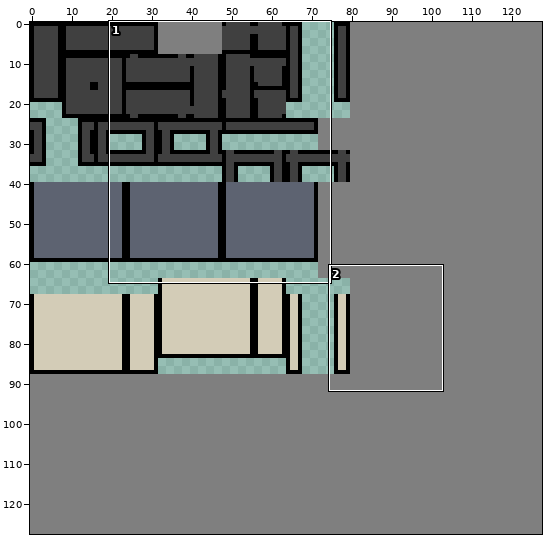
Sprite sheet -- Assets/Sprites/Wall tiles test.png. The first picture is a wide view before the edit; the outline marks the close-up.
Close-up. Before the commit:
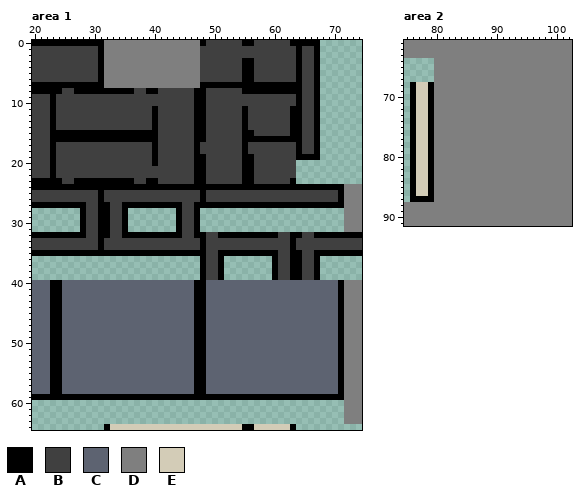
The file is 128x128 pixels. Shown: area 1: x 20..74, y 0..64; area 2: x 75..102, y 61..91.
Palette (. is transparent): A #000000  B #404040  C #5d6371  D #7f7f7f  E #d3ccb7
Pixels before, area 1 (only the part around the change), first column x 20:
 0 AAAAAAAAAAAADDDDDDDDDDDDDDDDABBBBBBAABBBBBBAAAAA.......
 1 BBBBBBBBBBBADDDDDDDDDDDDDDDDBBBBBBBBBBBBBBBBABBA.......
 2 BBBBBBBBBBBADDDDDDDDDDDDDDDDBBBBBBBBBBBBBBBBABBA.......
 3 BBBBBBBBBBBADDDDDDDDDDDDDDDDBBBBBBBAABBBBBBBABBA.......
 4 BBBBBBBBBBBADDDDDDDDDDDDDDDDBBBBBBBAABBBBBBBABBA.......
 5 BBBBBBBBBBBADDDDDDDDDDDDDDDDBBBBBBBAABBBBBBBABBA.......
 6 BBBBBBBBBBBADDDDDDDDDDDDDDDDBBBBBBBAABBBBBBBABBA.......
 7 AAAAAAAAAAAADDDDDDDDDDDDDDDDAAAAAAAAAAAAAAAAABBA.......
 8 AAAAABBAAAAAAAAAABBAABBBBBBAABBBBBBAAAAAAAAAABBA.......
 9 BBBABBBBBBBBBBBBBBBBBBBBBBBAABBBBBBBBBBBBBBBABBA.......
10 BBBABBBBBBBBBBBBBBBBBBBBBBBAABBBBBBBBBBBBBBBABBA.......
11 BBBABBBBBBBBBBBBBBBBABBBBBBAABBBBBBABBBBBBBAABBA.......
12 BBBABBBBBBBBBBBBBBBBABBBBBBAABBBBBBABBBBBBBAABBA.......
13 BBBABBBBBBBBBBBBBBBBABBBBBBAABBBBBBABBBBBBBAABBA.......
14 BBBABBBBBBBBBBBBBBBBABBBBBBAABBBBBBABBBBBBBAABBA.......
15 BBBAAAAAAAAAAAAAAAAAABBBBBBAABBBBBBAABBBBBBAABBA.......
16 BBBAAAAAAAAAAAAAAAAAABBBBBBAABBBBBBAAAAAAAAAABBA.......
17 BBBABBBBBBBBBBBBBBBBABBBBBBABBBBBBBABBBBBBBBABBA.......
18 BBBABBBBBBBBBBBBBBBBABBBBBBABBBBBBBABBBBBBBBABBA.......
19 BBBABBBBBBBBBBBBBBBBABBBBBBAABBBBBBAABBBBBBBAAAA.......
20 BBBABBBBBBBBBBBBBBBBABBBBBBAABBBBBBAABBBBBBB...........
21 BBBABBBBBBBBBBBBBBBBBBBBBBBAABBBBBBAABBBBBBB...........
22 BBBABBBBBBBBBBBBBBBBBBBBBBBAABBBBBBAABBBBBBB...........
23 AAAAABBAAAAAAAAAABBAABBBBBBAABBBBBBAABBBBBBA...........
24 AAAAAAAAAAAAAAAAAAAAAAAAAAAAAAAAAAAAAAAAAAAAAAAAAAAADDD
25 BBBBBBBBBBBABBBBBBBBBBBBBBBBABBBBBBBBBBBBBBBBBBBBBBADDD
26 BBBBBBBBBBBABBBBBBBBBBBBBBBBABBBBBBBBBBBBBBBBBBBBBBADDD
27 AAAAAAAAABBAABBAAAAAAAAAABBAAAAAAAAAAAAAAAAAAAAAAAAADDD
28 ........ABBAABBA........ABBA........................DDD
29 ........ABBAABBA........ABBA........................DDD
30 ........ABBAABBA........ABBA........................DDD
31 ........ABBAABBA........ABBA........................DDD
32 AAAAAAAAABBAABBAAAAAAAAAABBAABBAAAAAAAAAABBAABBAAAAAAAA
33 BBBBBBBBBBBABBBBBBBBBBBBBBBBABBBBBBBBBBBBBBABBBBBBBBBBB
34 BBBBBBBBBBBABBBBBBBBBBBBBBBBABBBBBBBBBBBBBBABBBBBBBBBBB
35 AAAAAAAAAAAAAAAAAAAAAAAAAAAAABBAAAAAAAAAABBAABBAAAAAAAA
36 ............................ABBA........ABBAABBA.......
37 ............................ABBA........ABBAABBA.......
38 ............................ABBA........ABBAABBA.......
39 ............................ABBA........ABBAABBA.......
40 CCCAACCCCCCCCCCCCCCCCCCCCCCAACCCCCCCCCCCCCCCCCCCCCCADDD
41 CCCAACCCCCCCCCCCCCCCCCCCCCCAACCCCCCCCCCCCCCCCCCCCCCADDD
42 CCCAACCCCCCCCCCCCCCCCCCCCCCAACCCCCCCCCCCCCCCCCCCCCCADDD
43 CCCAACCCCCCCCCCCCCCCCCCCCCCAACCCCCCCCCCCCCCCCCCCCCCADDD
44 CCCAACCCCCCCCCCCCCCCCCCCCCCAACCCCCCCCCCCCCCCCCCCCCCADDD
45 CCCAACCCCCCCCCCCCCCCCCCCCCCAACCCCCCCCCCCCCCCCCCCCCCADDD
46 CCCAACCCCCCCCCCCCCCCCCCCCCCAACCCCCCCCCCCCCCCCCCCCCCADDD
47 CCCAACCCCCCCCCCCCCCCCCCCCCCAACCCCCCCCCCCCCCCCCCCCCCADDD
48 CCCAACCCCCCCCCCCCCCCCCCCCCCAACCCCCCCCCCCCCCCCCCCCCCADDD
49 CCCAACCCCCCCCCCCCCCCCCCCCCCAACCCCCCCCCCCCCCCCCCCCCCADDD
50 CCCAACCCCCCCCCCCCCCCCCCCCCCAACCCCCCCCCCCCCCCCCCCCCCADDD
51 CCCAACCCCCCCCCCCCCCCCCCCCCCAACCCCCCCCCCCCCCCCCCCCCCADDD
52 CCCAACCCCCCCCCCCCCCCCCCCCCCAACCCCCCCCCCCCCCCCCCCCCCADDD
53 CCCAACCCCCCCCCCCCCCCCCCCCCCAACCCCCCCCCCCCCCCCCCCCCCADDD
54 CCCAACCCCCCCCCCCCCCCCCCCCCCAACCCCCCCCCCCCCCCCCCCCCCADDD
55 CCCAACCCCCCCCCCCCCCCCCCCCCCAACCCCCCCCCCCCCCCCCCCCCCADDD
56 CCCAACCCCCCCCCCCCCCCCCCCCCCAACCCCCCCCCCCCCCCCCCCCCCADDD
57 CCCAACCCCCCCCCCCCCCCCCCCCCCAACCCCCCCCCCCCCCCCCCCCCCADDD
58 CCCAACCCCCCCCCCCCCCCCCCCCCCAACCCCCCCCCCCCCCCCCCCCCCADDD
59 AAAAAAAAAAAAAAAAAAAAAAAAAAAAAAAAAAAAAAAAAAAAAAAAAAAADDD
60 ....................................................DDD
61 ....................................................DDD
62 ....................................................DDD
63 ....................................................DDD
64 ............AEEEEEEEEEEEEEEEEEEEEEEAAEEEEEEA...........
Pixels before, area 2, first column x 75:
61 DDDDDDDDDDDDDDDDDDDDDDDDDDDD
62 DDDDDDDDDDDDDDDDDDDDDDDDDDDD
63 DDDDDDDDDDDDDDDDDDDDDDDDDDDD
64 .....DDDDDDDDDDDDDDDDDDDDDDD
65 .....DDDDDDDDDDDDDDDDDDDDDDD
66 .....DDDDDDDDDDDDDDDDDDDDDDD
67 .....DDDDDDDDDDDDDDDDDDDDDDD
68 .AEEADDDDDDDDDDDDDDDDDDDDDDD
69 .AEEADDDDDDDDDDDDDDDDDDDDDDD
70 .AEEADDDDDDDDDDDDDDDDDDDDDDD
71 .AEEADDDDDDDDDDDDDDDDDDDDDDD
72 .AEEADDDDDDDDDDDDDDDDDDDDDDD
73 .AEEADDDDDDDDDDDDDDDDDDDDDDD
74 .AEEADDDDDDDDDDDDDDDDDDDDDDD
75 .AEEADDDDDDDDDDDDDDDDDDDDDDD
76 .AEEADDDDDDDDDDDDDDDDDDDDDDD
77 .AEEADDDDDDDDDDDDDDDDDDDDDDD
78 .AEEADDDDDDDDDDDDDDDDDDDDDDD
79 .AEEADDDDDDDDDDDDDDDDDDDDDDD
80 .AEEADDDDDDDDDDDDDDDDDDDDDDD
81 .AEEADDDDDDDDDDDDDDDDDDDDDDD
82 .AEEADDDDDDDDDDDDDDDDDDDDDDD
83 .AEEADDDDDDDDDDDDDDDDDDDDDDD
84 .AEEADDDDDDDDDDDDDDDDDDDDDDD
85 .AEEADDDDDDDDDDDDDDDDDDDDDDD
86 .AEEADDDDDDDDDDDDDDDDDDDDDDD
87 .AAAADDDDDDDDDDDDDDDDDDDDDDD
88 DDDDDDDDDDDDDDDDDDDDDDDDDDDD
89 DDDDDDDDDDDDDDDDDDDDDDDDDDDD
90 DDDDDDDDDDDDDDDDDDDDDDDDDDDD
91 DDDDDDDDDDDDDDDDDDDDDDDDDDDD
After:
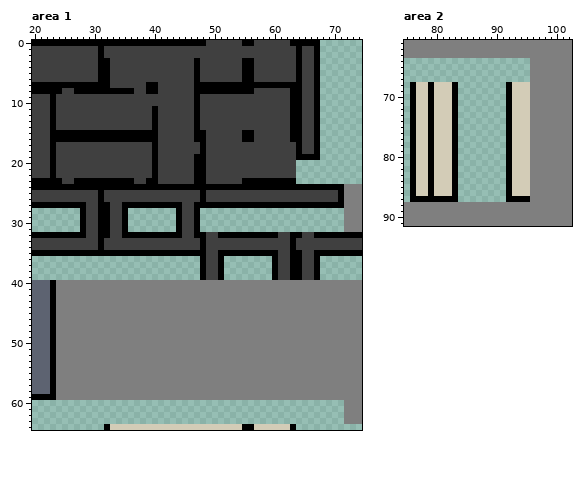
The author wrote: Some tile changes + tile collision fix
The edit:
Changed rows in their new state; - is an unchanged pixel.
Area 1:
first column x 32:
 0 AAAAAAAAAAAAAAAA----------------
 1 BBBBBBBBBBBBBBBB----------------
 2 BBBBBBBBBBBBBBBB----------------
 3 ABBBBBBBBBBBBBBA----------------
 4 ABBBBBBBBBBBBBBA----------------
 5 ABBBBBBBBBBBBBBA----------------
 6 ABBBBBBBBBBBBBBA----------------
 7 ABBBBBBAABBBBBBA----------------
 8 -----------------AAAAAA--BBBBBB-
 9 ----------------B--------------A
10 ----------------B--------------A
11 ----------------B------B--------
12 ----------------B------B--------
13 ----------------B------B--------
14 ----------------B------B--------
16 -------------------------BBBBBB-
17 ---------------BA------B--------
18 ---------------BA------B--------
19 -----------------------BB-------
20 -----------------------BB-------
21 --------A--------------BB-------
22 --------A--------------BB-------
23 -------------------------AAAAAA-
first column x 24:
40 DDDDDDDDDDDDDDDDDDDDDDDDDDDDDDDDDDDDDDDDDDDDDDDD
41 DDDDDDDDDDDDDDDDDDDDDDDDDDDDDDDDDDDDDDDDDDDDDDDD
42 DDDDDDDDDDDDDDDDDDDDDDDDDDDDDDDDDDDDDDDDDDDDDDDD
43 DDDDDDDDDDDDDDDDDDDDDDDDDDDDDDDDDDDDDDDDDDDDDDDD
44 DDDDDDDDDDDDDDDDDDDDDDDDDDDDDDDDDDDDDDDDDDDDDDDD
45 DDDDDDDDDDDDDDDDDDDDDDDDDDDDDDDDDDDDDDDDDDDDDDDD
46 DDDDDDDDDDDDDDDDDDDDDDDDDDDDDDDDDDDDDDDDDDDDDDDD
47 DDDDDDDDDDDDDDDDDDDDDDDDDDDDDDDDDDDDDDDDDDDDDDDD
48 DDDDDDDDDDDDDDDDDDDDDDDDDDDDDDDDDDDDDDDDDDDDDDDD
49 DDDDDDDDDDDDDDDDDDDDDDDDDDDDDDDDDDDDDDDDDDDDDDDD
50 DDDDDDDDDDDDDDDDDDDDDDDDDDDDDDDDDDDDDDDDDDDDDDDD
51 DDDDDDDDDDDDDDDDDDDDDDDDDDDDDDDDDDDDDDDDDDDDDDDD
52 DDDDDDDDDDDDDDDDDDDDDDDDDDDDDDDDDDDDDDDDDDDDDDDD
53 DDDDDDDDDDDDDDDDDDDDDDDDDDDDDDDDDDDDDDDDDDDDDDDD
54 DDDDDDDDDDDDDDDDDDDDDDDDDDDDDDDDDDDDDDDDDDDDDDDD
55 DDDDDDDDDDDDDDDDDDDDDDDDDDDDDDDDDDDDDDDDDDDDDDDD
56 DDDDDDDDDDDDDDDDDDDDDDDDDDDDDDDDDDDDDDDDDDDDDDDD
57 DDDDDDDDDDDDDDDDDDDDDDDDDDDDDDDDDDDDDDDDDDDDDDDD
58 DDDDDDDDDDDDDDDDDDDDDDDDDDDDDDDDDDDDDDDDDDDDDDDD
59 DDDDDDDDDDDDDDDDDDDDDDDDDDDDDDDDDDDDDDDDDDDDDDDD
Area 2:
first column x 80:
64 ................
65 ................
66 ................
67 ................
68 EEEA........AEEE
69 EEEA........AEEE
70 EEEA........AEEE
71 EEEA........AEEE
72 EEEA........AEEE
73 EEEA........AEEE
74 EEEA........AEEE
75 EEEA........AEEE
76 EEEA........AEEE
77 EEEA........AEEE
78 EEEA........AEEE
79 EEEA........AEEE
80 EEEA........AEEE
81 EEEA........AEEE
82 EEEA........AEEE
83 EEEA........AEEE
84 EEEA........AEEE
85 EEEA........AEEE
86 EEEA........AEEE
87 AAAA........AAAA
Where, in picture pixels (left, top, right, bottom), the same in both close-ups:
changed: (104, 40, 296, 184)
changed: (56, 280, 344, 400)
changed: (434, 58, 530, 202)
